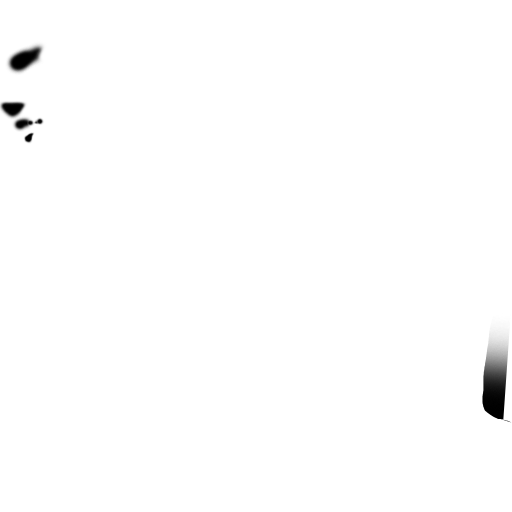
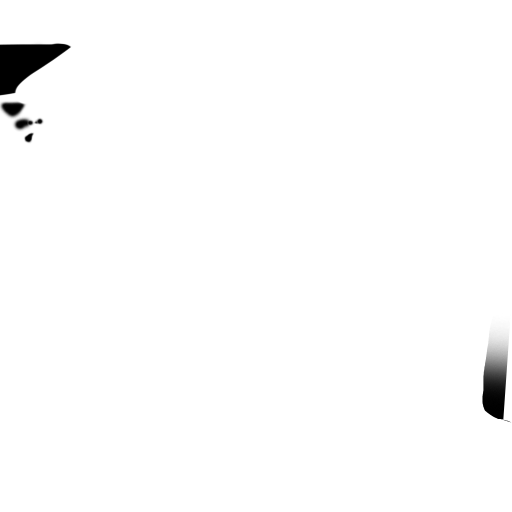
The second 512×512 image is a revision of the first. Changes to its layers:
added layer "Layer 8" above "Layer 7" over [0, 42, 72, 105]
added group "Group 1" with 8 layers over [0, 42, 72, 105]
moved "Layer 4" into group "Group 1" over [0, 43, 47, 105]
moved "Layer 0 copy" into group "Group 1" over [0, 42, 72, 105]
moved "Layer 0" into group "Group 1" over [0, 42, 72, 105]
